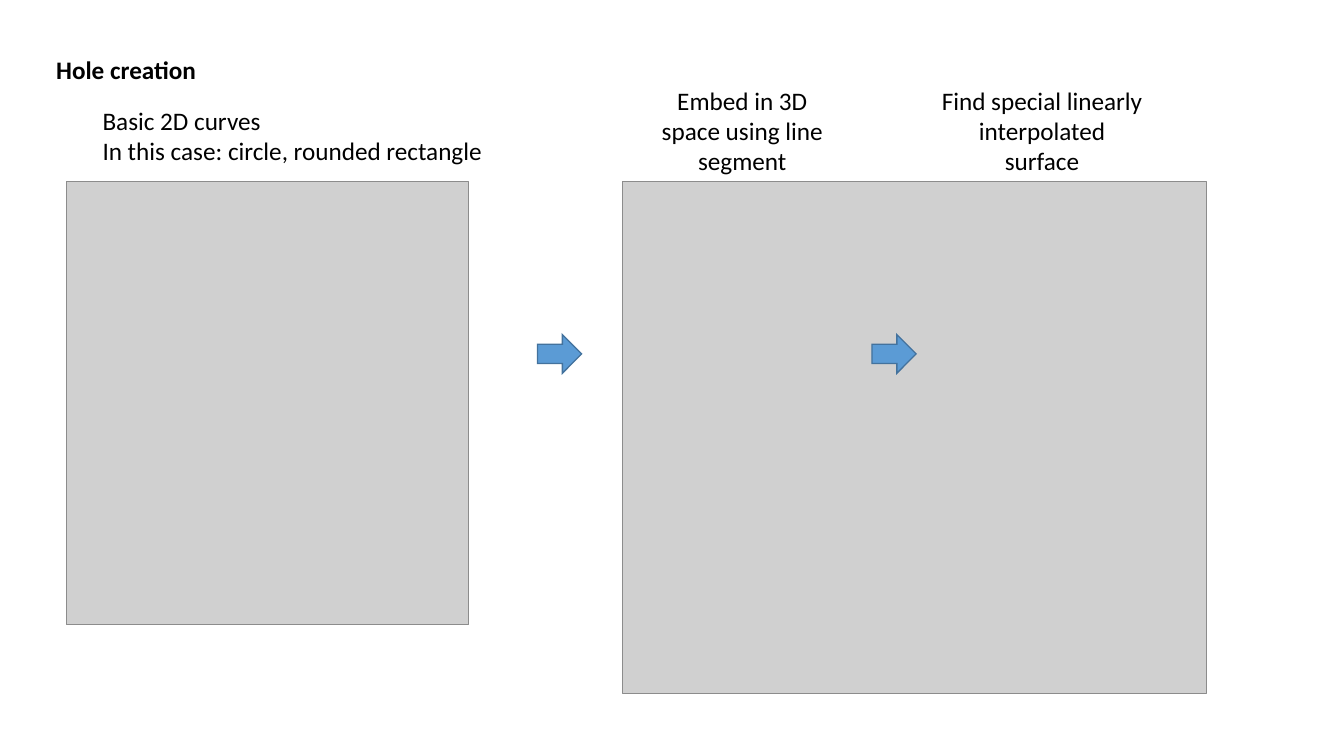
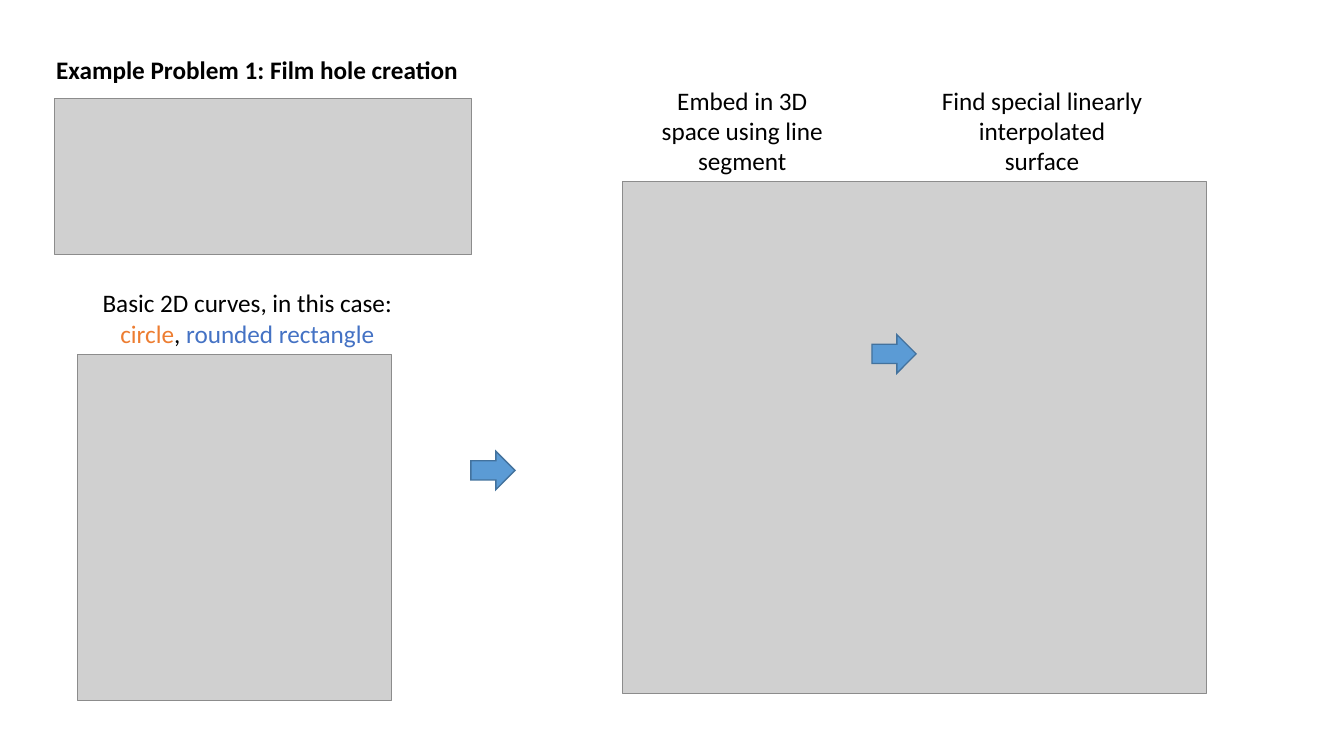
Before and after one commit to boolean-julian/coolinggen_thesis, a slide deck: slide 8 of julianlueken.pptx (slide 10 before the commit). Drawn at 1344x756 pixels with LibreOffice and Linux fonts; fonts in the diff are those of the drawing; grey boxes stand for pictures. Boxes give left, top, right and bottom in pixels: in the first picture for what was removed or moved away, otherwise in the second. Text is boxed around its words. In the diff, an @@ line names an element or a change of style, - is before the commit and + after.

```diff
--- a/julianlueken.pptx
+++ b/julianlueken.pptx
@@ text at [56,61,458,83]: text changed @@
-Hole creation
+Example Problem 1: Film hole creation
@@ picture added at [54,99,472,255] @@
@@ text at [103,294,392,348]: text changed @@
-Basic 2D curves
-In this case: circle, rounded rectangle
+Basic 2D curves, in this case:
+circle, rounded rectangle
@@ picture: place and size @@
-picture at [67,181,469,625]
+picture at [78,355,391,701]
@@ up arrow: place and size @@
-up arrow at [537,335,582,373]
+up arrow at [471,452,515,490]
```
Also in this commit, not shown: 12 other slides changed, 6 slides added, 5 slides removed.
